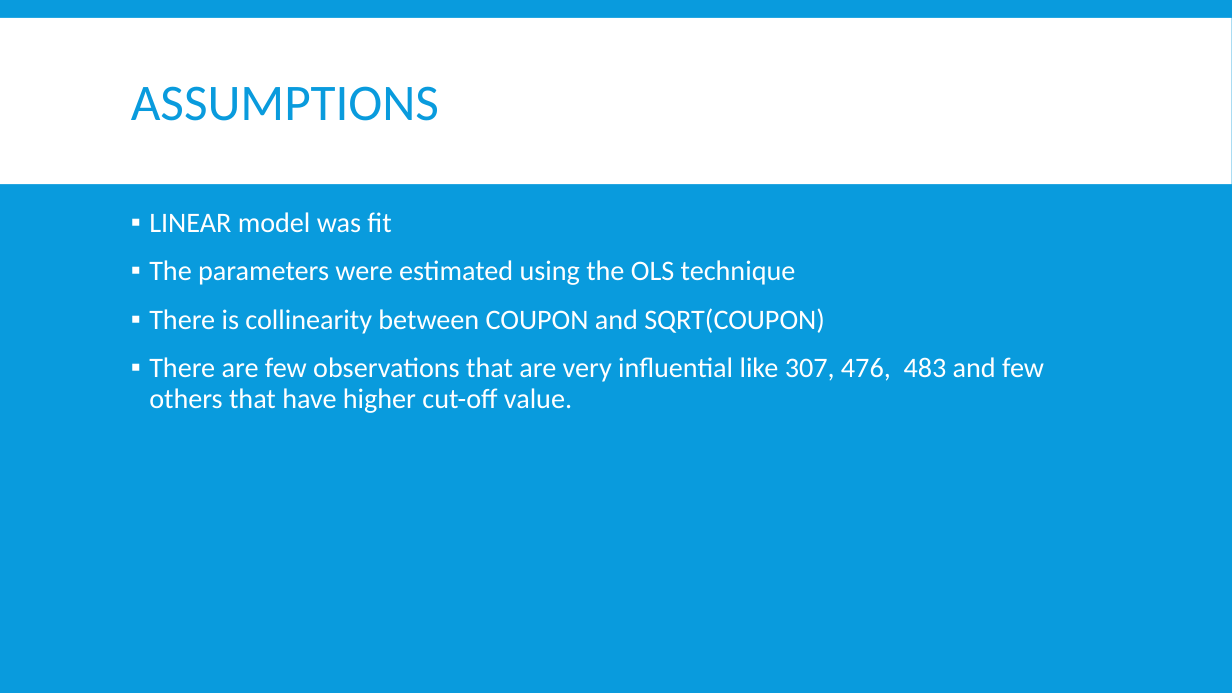
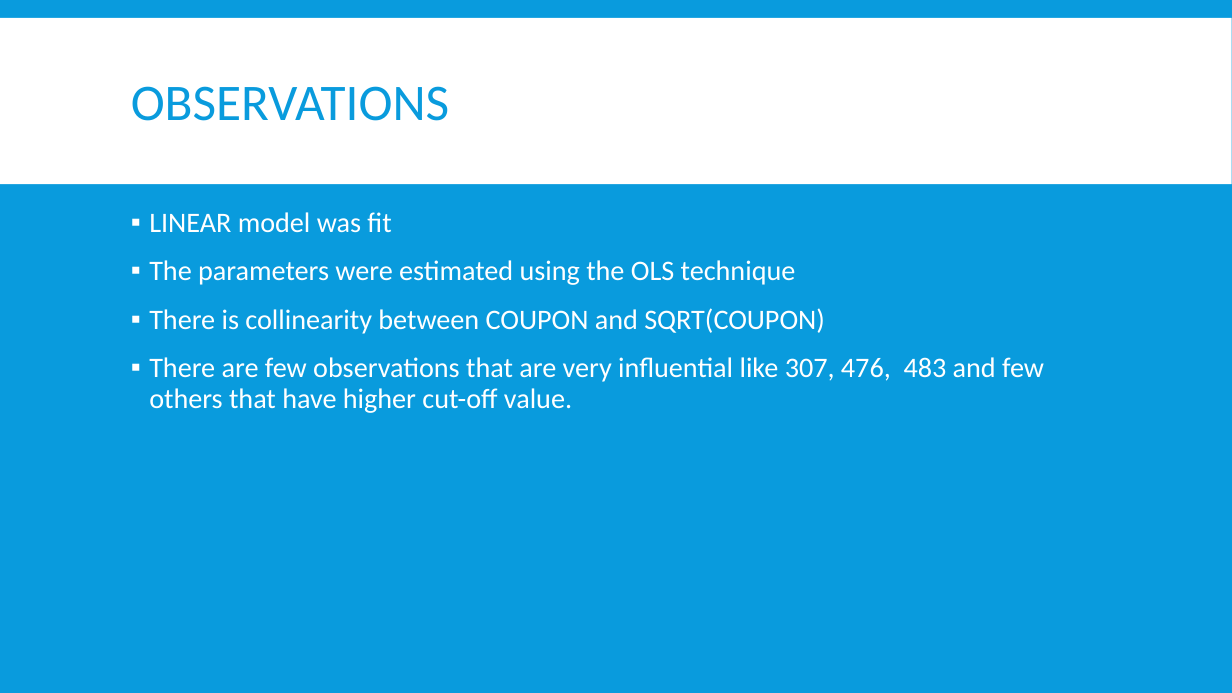
Before and after one commit to asuryam/ISB-Tutorials, a slide deck: slide 5 of ISB_SA2_Tutorials.pptx. Drawn at 1232x693 pixels with LibreOffice and Linux fonts; fonts in the diff are those of the drawing. Boxes give left, top, right and bottom in pixels: in the first picture for what was removed or moved away, otherwise in the second. Text is boxed around its words. In the diff, an @@ line names an element or a change of style, - is before the commit and + after.

```diff
--- a/ISB_SA2_Tutorials.pptx
+++ b/ISB_SA2_Tutorials.pptx
@@ title at bbox=[131, 86, 449, 121]: text changed @@
-ASSUMPTIONS
+OBSERVATIONS
```
Also in this commit, not shown: 2 other slides changed.
